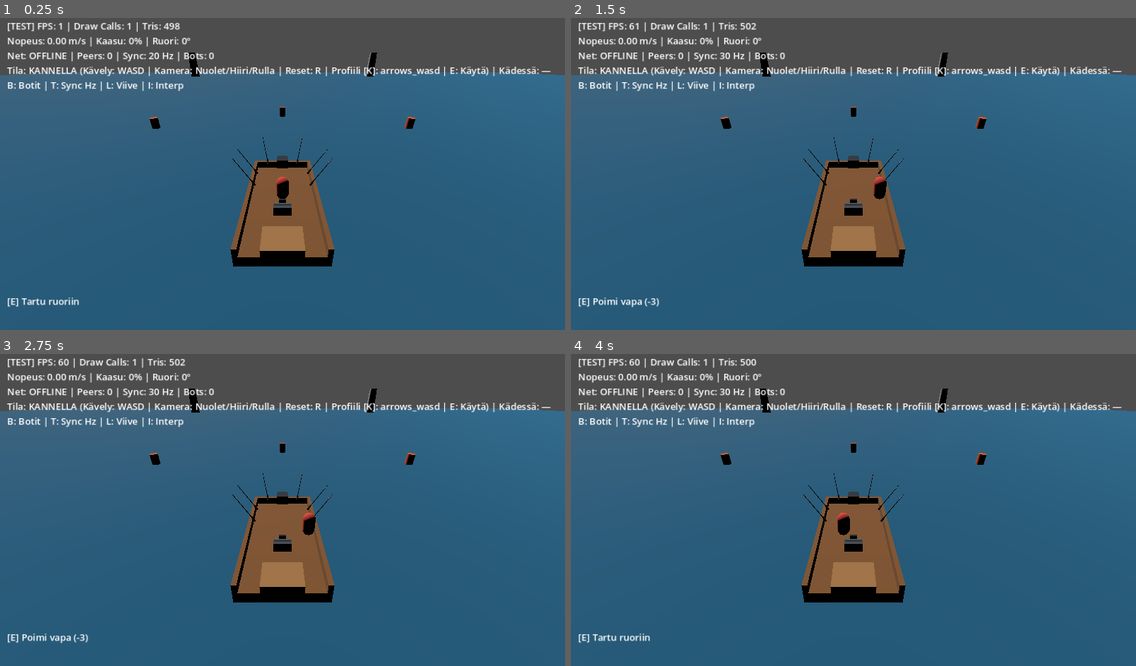
Above: before the commit, frames 1-4 (two rows, left to right).
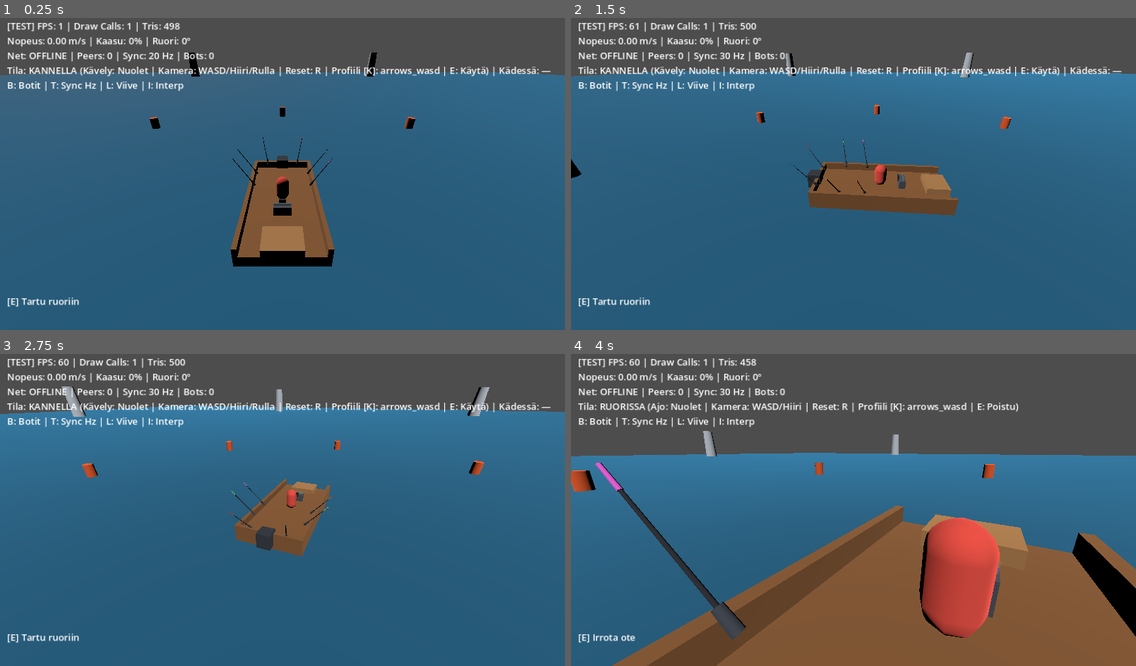
Above: after the commit, the same moments.

Repository: pukseli/kalastuspeli
Game: Godot game, scene res://src/main.tscn
Two runs of this game, one before a commit and one after it. Both use one fixed random seed, a clock stepped at 60 frames per second and the inputs below.
Inputs (mouse positions are in pixels of both pictures, inside the frame that each line leads up to):
- Up to frame 1 (0.25 s): no input
- Up to frame 2 (1.5 s): tap Enter at 0.5 s; move the mouse to (977, 155) at 0.52 s; hold D 0.53-1.25 s; tap T at 0.6 s; click (977, 155) at 0.67 s; drag from (740, 186) to (825, 233) at 1.27 s
- Up to frame 3 (2.75 s): move the mouse to (339, 438) at 2.02 s; hold D from 2.03 s (still down); tap L at 2.1 s; click (339, 438) at 2.17 s
- Up to frame 4 (4 s): release D at 2.75 s; drag from (825, 569) to (684, 460) at 2.77 s; move the mouse to (1023, 553) at 3.52 s; hold A from 3.53 s (still down); tap E at 3.6 s; click (1023, 553) at 3.67 s

The runs differ from the first frame. In frame 1, 0.3% of the frame differs, in the area x 20-40%, y 15-19%; in frame 2, 8.0%; in frame 3, 11%; in frame 4, 55%, in the area x 0-100%, y 1-100%.

Commit message:
feat(slice-07): keep movement and camera keys consistent across deck and helm

Diff:
--- a/src/view/camera_controller.gd
+++ b/src/view/camera_controller.gd
@@ -173,23 +173,21 @@
 	var cam_yaw_axis := 0.0
 	var cam_pitch_axis := 0.0
 
+	var use_wasd_for_move := (scheme == SCHEME_WASD_MOUSE)
+	var move_in_x := wasd_x if use_wasd_for_move else arrow_x
+	var move_in_y := wasd_y if use_wasd_for_move else arrow_y
+
+	if not use_wasd_for_move:
+		cam_yaw_axis = -wasd_x
+		cam_pitch_axis = wasd_y
+
 	if helm_active:
-		if scheme == SCHEME_WASD_MOUSE:
-			throttle = clampf(wasd_y + arrow_y, -1.0, 1.0)
-			steering = clampf(-(wasd_x + arrow_x), -1.0, 1.0)
-			cam_yaw_axis = 0.0
-			cam_pitch_axis = 0.0
-		else:
-			throttle = arrow_y
-			steering = -arrow_x
-			cam_yaw_axis = -wasd_x
-			cam_pitch_axis = wasd_y
+		throttle = clampf(move_in_y, -1.0, 1.0)
+		steering = clampf(-move_in_x, -1.0, 1.0)
 	else:
-		var projected := project_deck_input(wasd_x, wasd_y, cam_yaw_rad)
+		var projected := project_deck_input(move_in_x, move_in_y, cam_yaw_rad)
 		move_x = projected.x
 		move_z = projected.y
-		cam_yaw_axis = -arrow_x
-		cam_pitch_axis = arrow_y
 
 	return {
 		"throttle": throttle,
@@ -204,6 +202,8 @@
 func get_control_mode_hud_text(helm_active: bool, held_label: String) -> String:
 	if helm_active:
 		if control_scheme == SCHEME_WASD_MOUSE:
-			return "RUORISSA (Ajo: WASD/Nuolet | Kamera: Hiiri | Reset: R | Profiili [K]: %s | E: Poistu)" % control_scheme
+			return "RUORISSA (Ajo: WASD | Kamera: Hiiri | Reset: R | Profiili [K]: %s | E: Poistu)" % control_scheme
 		return "RUORISSA (Ajo: Nuolet | Kamera: WASD/Hiiri | Reset: R | Profiili [K]: %s | E: Poistu)" % control_scheme
-	return "KANNELLA (Kävely: WASD | Kamera: Nuolet/Hiiri/Rulla | Reset: R | Profiili [K]: %s | E: Käytä) | Kädessä: %s" % [control_scheme, held_label]
+	if control_scheme == SCHEME_WASD_MOUSE:
+		return "KANNELLA (Kävely: WASD | Kamera: Hiiri/Rulla | Reset: R | Profiili [K]: %s | E: Käytä) | Kädessä: %s" % [control_scheme, held_label]
+	return "KANNELLA (Kävely: Nuolet | Kamera: WASD/Hiiri/Rulla | Reset: R | Profiili [K]: %s | E: Käytä) | Kädessä: %s" % [control_scheme, held_label]
--- a/tests/test_07_camera_controls.gd
+++ b/tests/test_07_camera_controls.gd
@@ -113,25 +113,33 @@
 	assert_eq(CameraController.parse_control_scheme_from_args(PackedStringArray([])), CameraController.SCHEME_ARROWS_WASD, "Default control scheme is arrows_wasd")
 	assert_eq(CameraController.parse_control_scheme_from_args(PackedStringArray(["--controls", "wasd_mouse"])), CameraController.SCHEME_WASD_MOUSE, "CLI --controls parses wasd_mouse")
 
-	# Profile arrows_wasd in helm: arrows drive boat, WASD turns camera
+	# Profile arrows_wasd in helm: arrows drive boat, WASD turns PoV camera
 	var helm_aw := CameraController.map_control_inputs(CameraController.SCHEME_ARROWS_WASD, true, -1.0, 1.0, 1.0, 1.0, 0.0)
 	assert_almost_eq(float(helm_aw["throttle"]), 1.0, 0.001, "arrows_wasd helm: UP arrow controls throttle")
 	assert_almost_eq(float(helm_aw["steering"]), -1.0, 0.001, "arrows_wasd helm: RIGHT arrow steers right (-1)")
 	assert_almost_eq(float(helm_aw["cam_yaw_axis"]), 1.0, 0.001, "arrows_wasd helm: A turns camera left (+1)")
 	assert_almost_eq(float(helm_aw["cam_pitch_axis"]), 1.0, 0.001, "arrows_wasd helm: W tilts camera up (+1)")
 
-	# Profile wasd_mouse in helm: WASD drives boat, keyboard camera axes stay 0 (mouse handles camera)
-	var helm_wm := CameraController.map_control_inputs(CameraController.SCHEME_WASD_MOUSE, true, -1.0, 1.0, 0.0, 0.0, 0.0)
+	# Profile arrows_wasd on deck: arrows STILL drive movement, WASD STILL turns PoV camera (keys never swap)
+	var deck_aw := CameraController.map_control_inputs(CameraController.SCHEME_ARROWS_WASD, false, -1.0, -1.0, 0.0, 1.0, PI)
+	assert_almost_eq(float(deck_aw["move_z"]), 1.0, 0.001, "arrows_wasd deck: UP arrow projects walk toward stern (+Z) when facing aft")
+	assert_almost_eq(float(deck_aw["move_x"]), 0.0, 0.001, "arrows_wasd deck: UP arrow produces zero lateral walk")
+	assert_almost_eq(float(deck_aw["cam_yaw_axis"]), 1.0, 0.001, "arrows_wasd deck: A turns camera left (+1)")
+	assert_almost_eq(float(deck_aw["cam_pitch_axis"]), -1.0, 0.001, "arrows_wasd deck: S tilts camera down (-1)")
+
+	# Profile wasd_mouse in helm: WASD drives boat, arrows ignored, keyboard camera axes stay 0 (mouse handles PoV)
+	var helm_wm := CameraController.map_control_inputs(CameraController.SCHEME_WASD_MOUSE, true, -1.0, 1.0, 1.0, -1.0, 0.0)
 	assert_almost_eq(float(helm_wm["throttle"]), 1.0, 0.001, "wasd_mouse helm: W controls throttle")
 	assert_almost_eq(float(helm_wm["steering"]), 1.0, 0.001, "wasd_mouse helm: A steers left (+1)")
-	assert_almost_eq(float(helm_wm["cam_yaw_axis"]), 0.0, 0.001, "wasd_mouse helm: WASD does not turn camera yaw")
-	assert_almost_eq(float(helm_wm["cam_pitch_axis"]), 0.0, 0.001, "wasd_mouse helm: WASD does not turn camera pitch")
-
-	# Deck mode: WASD walks screen-relative (yaw = PI -> W gives +Z), arrows turn camera
-	var deck_map := CameraController.map_control_inputs(CameraController.SCHEME_ARROWS_WASD, false, 0.0, 1.0, -1.0, -1.0, PI)
-	assert_almost_eq(float(deck_map["move_z"]), 1.0, 0.001, "Deck map projects W toward stern (+Z) when facing aft")
-	assert_almost_eq(float(deck_map["cam_yaw_axis"]), 1.0, 0.001, "Deck map: LEFT arrow turns camera left (+1)")
-	assert_almost_eq(float(deck_map["cam_pitch_axis"]), -1.0, 0.001, "Deck map: DOWN arrow tilts camera down (-1)")
+	assert_almost_eq(float(helm_wm["cam_yaw_axis"]), 0.0, 0.001, "wasd_mouse helm: keyboard does not turn camera yaw")
+	assert_almost_eq(float(helm_wm["cam_pitch_axis"]), 0.0, 0.001, "wasd_mouse helm: keyboard does not turn camera pitch")
+
+	# Profile wasd_mouse on deck: WASD STILL drives movement, keyboard camera axes stay 0 (keys never swap)
+	var deck_wm := CameraController.map_control_inputs(CameraController.SCHEME_WASD_MOUSE, false, 0.0, 1.0, -1.0, -1.0, PI)
+	assert_almost_eq(float(deck_wm["move_z"]), 1.0, 0.001, "wasd_mouse deck: W projects walk toward stern (+Z) when facing aft")
+	assert_almost_eq(float(deck_wm["move_x"]), 0.0, 0.001, "wasd_mouse deck: W produces zero lateral walk")
+	assert_almost_eq(float(deck_wm["cam_yaw_axis"]), 0.0, 0.001, "wasd_mouse deck: keyboard does not turn camera yaw")
+	assert_almost_eq(float(deck_wm["cam_pitch_axis"]), 0.0, 0.001, "wasd_mouse deck: keyboard does not turn camera pitch")
 
 	# Zoom clamping + mouse drag + helm distance lock
 	var ctrl := CameraController.new()
@@ -169,6 +177,8 @@
 	assert_true(world.camera.position.distance_to(default_cam_pos) > 1.0, "Rotating local camera updates WorldView camera position")
 	assert_true(world.hud_label.text.contains("arrows_wasd"), "HUD displays active arrows_wasd control scheme")
 	assert_true(world.hud_label.text.contains("Reset: R"), "HUD displays R reset hint")
+	assert_true(world.hud_label.text.contains("Kävely: Nuolet"), "Deck HUD shows Arrows walk in arrows_wasd scheme")
+	assert_true(world.hud_label.text.contains("Kamera: WASD"), "Deck HUD shows WASD camera in arrows_wasd scheme")
 
 	# Switch to helm and cycle control profile to wasd_mouse
 	state.stations[StationConfig.HELM_STATION_ID] = 1
@@ -179,6 +189,12 @@
 	world.camera_controller.cycle_control_scheme()
 	world.apply_game_state(state, "", 1, true)
 	assert_true(world.hud_label.text.contains("wasd_mouse"), "HUD updates when cycling to wasd_mouse scheme")
-	assert_true(world.hud_label.text.contains("Ajo: WASD/Nuolet"), "Helm HUD shows WASD/Arrows driving in wasd_mouse scheme")
+	assert_true(world.hud_label.text.contains("Ajo: WASD"), "Helm HUD shows WASD driving in wasd_mouse scheme")
+	assert_true(world.hud_label.text.contains("Kamera: Hiiri"), "Helm HUD shows Mouse camera in wasd_mouse scheme")
+
+	state.stations[StationConfig.HELM_STATION_ID] = 0
+	world.apply_game_state(state, "", 1, true)
+	assert_true(world.hud_label.text.contains("Kävely: WASD"), "Deck HUD shows WASD walk in wasd_mouse scheme")
+	assert_true(world.hud_label.text.contains("Kamera: Hiiri"), "Deck HUD shows Mouse camera in wasd_mouse scheme")
 
 	free_node(world)
Not shown, changed: specs/slices/07-camera-controls.md
